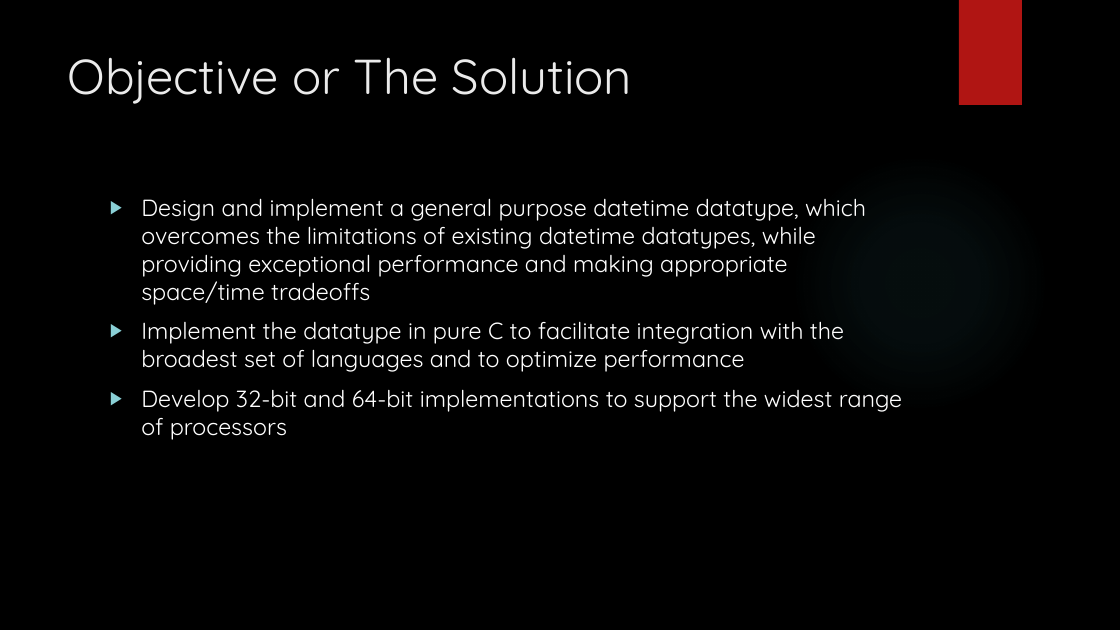
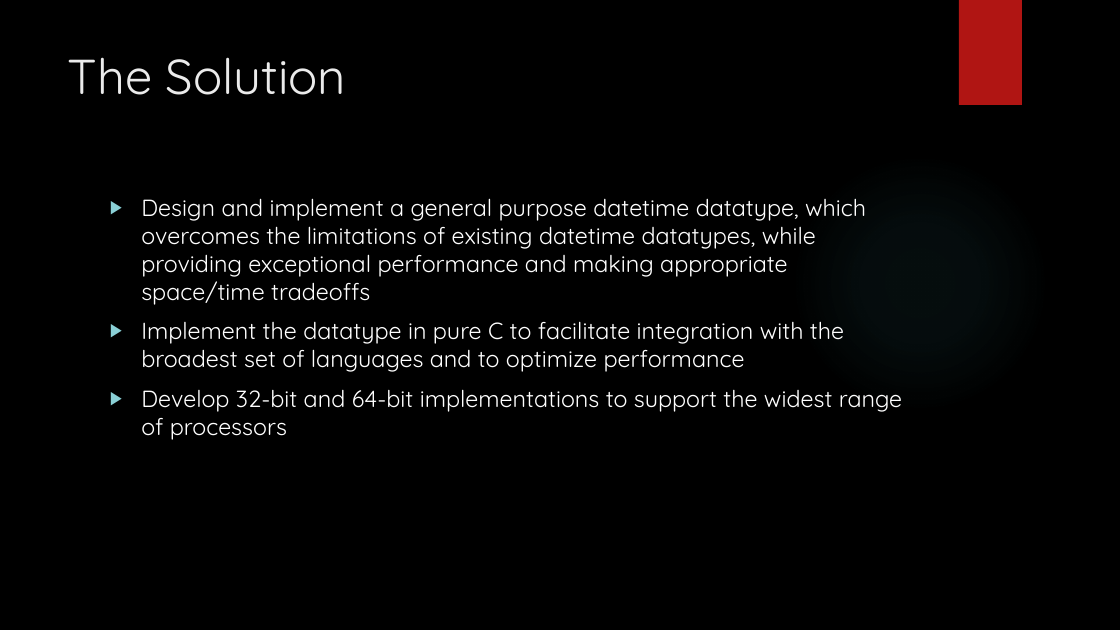
Before and after one commit to JayDweck/Ultimate-Datetime, a slide deck: slide 3 of Documents/JuliaCon 2019 Presentation.pptx. Drawn at 1120x630 pixels with LibreOffice and Linux fonts; fonts in the diff are those of the drawing; background and template pictures are left out. Boxes give left, top, right and bottom in pixels: in the first picture for what was removed or moved away, otherwise in the second. Text is boxed around its words. In the diff, an @@ line names an element or a change of style, - is before the commit and + after.

```diff
--- a/Documents/JuliaCon 2019 Presentation.pptx
+++ b/Documents/JuliaCon 2019 Presentation.pptx
@@ title at bbox=[68, 57, 346, 95]: text changed @@
-Objective or The Solution
+The Solution
```
Also in this commit, not shown: 4 other slides changed, 1 slide added, 1 other file.
